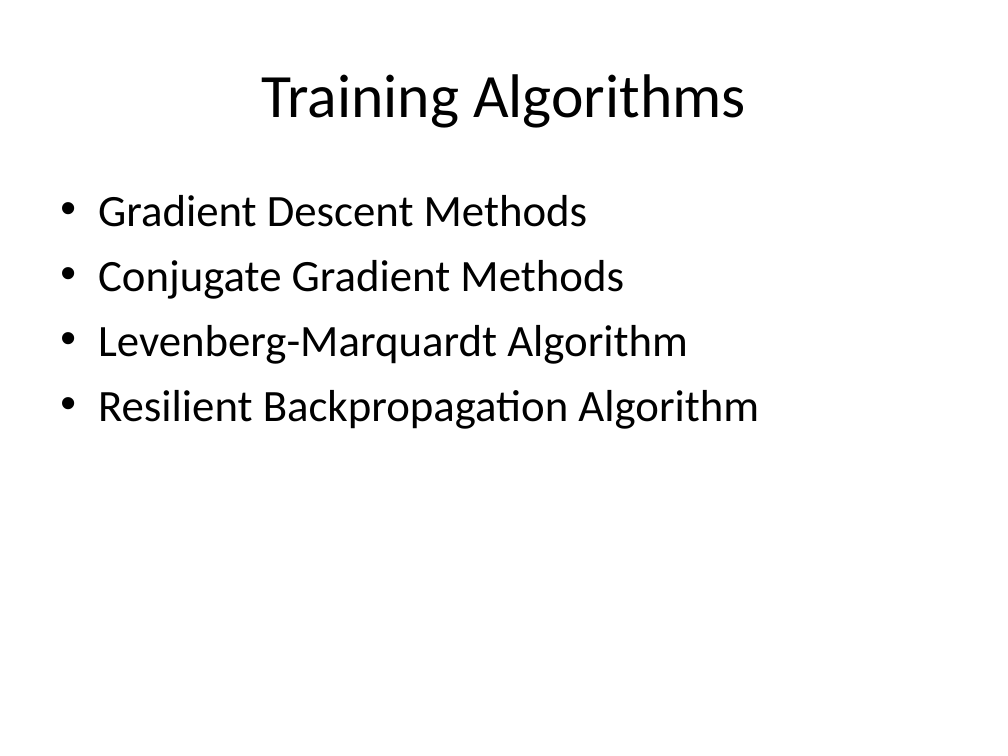
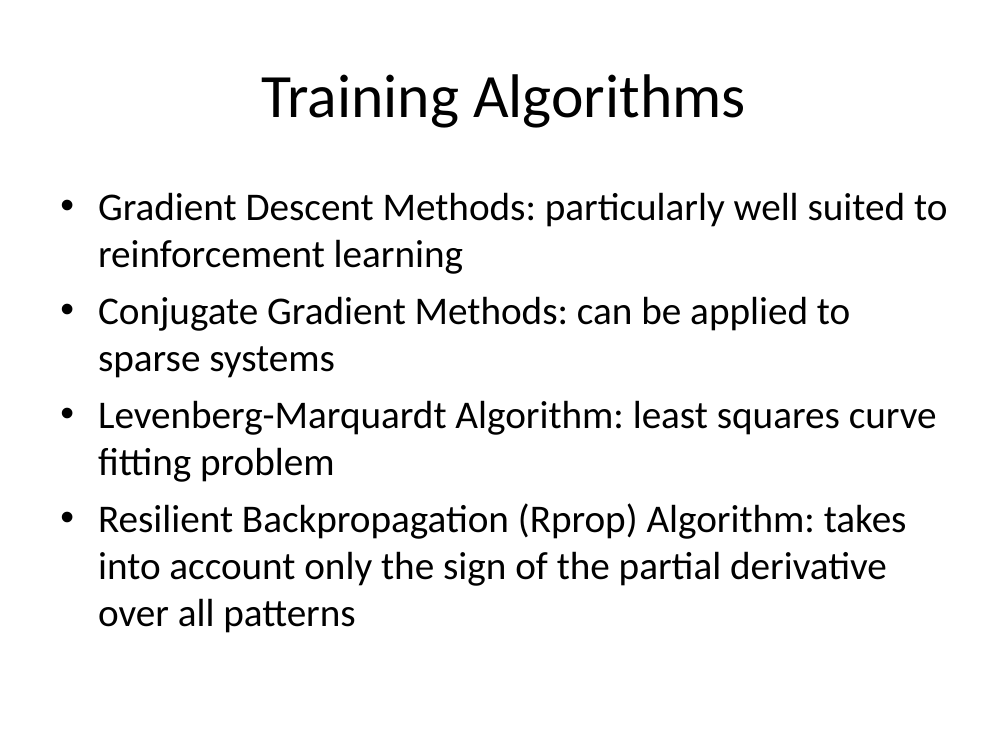
Before and after one commit to mazzas/School, a slide deck: slide 17 of SE4910/Project/Neural Network Toolbox.ppt. Drawn at 1008x756 pixels with LibreOffice and Linux fonts; fonts in the diff are those of the drawing. Boxes give left, top, right and bottom in pixels: in the first picture for what was removed or moved away, otherwise in the second. Text is boxed around its words. In the diff, an @@ line names an element or a change of style, - is before the commit and + after.

```diff
--- a/SE4910/Project/Neural Network Toolbox.ppt
+++ b/SE4910/Project/Neural Network Toolbox.ppt
@@ text at (x1=98, y1=192, x2=947, y2=633): text changed; size 32 to 28 pt @@
-• Gradient Descent Methods
-• Conjugate Gradient Methods
-• Levenberg-Marquardt Algorithm
-• Resilient Backpropagation Algorithm
+• Gradient Descent Methods: particularly well suited to reinforcement learning
+• Conjugate Gradient Methods: can be applied to sparse systems
+• Levenberg-Marquardt Algorithm: least squares curve fitting problem
+• Resilient Backpropagation (Rprop) Algorithm: takes into account only the sign of the partial derivative over all patterns
```
Also in this commit, not shown: 6 other slides changed, 3 slides added, 3 slides removed.
